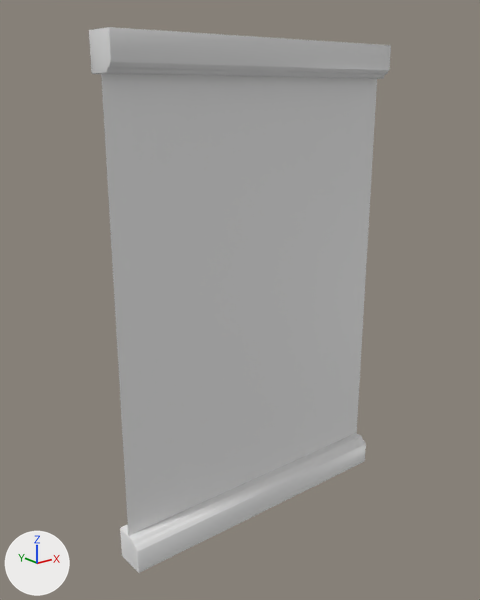
A saved change to the FBX model Assets/Mesh/Modular/Mesh_Modular_Wall_3x2.fbx.
Before and after are seen from a 50 mm lens placed at (-1.58, -3.04, 2.72), pointed at (0.9, 0.07, 1.48). Arrows for +X, +Y and +Z are at lower left; the lights stay in place.

The first picture shows 'Madular_Wall_3x2'.
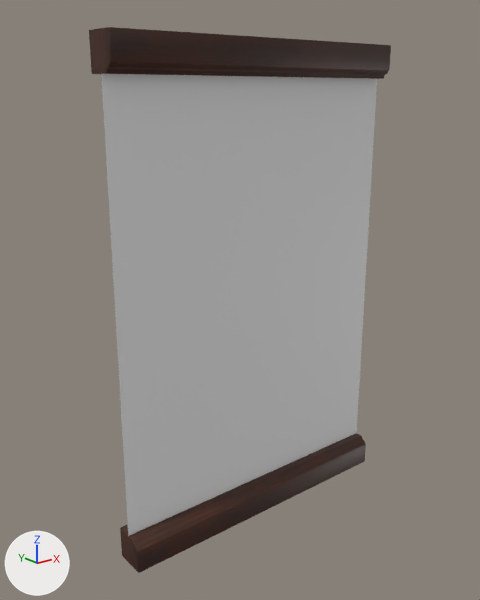
Boxes [x1, y1, x2, y2] around the edits, measured in the pictures (480 x 600 px):
'Madular_Wall_3x2', surface changed (grey to brown): [89, 27, 391, 573] in both

Edits to the bpy script that builds the scene:
```text
Add img_t_mat_tiling_wood_v03_albedotransparency_png:
    img_t_mat_tiling_wood_v03_albedotransparency_png = load_image('T_Mat_Tiling_Wood_v03_AlbedoTransparency.png', '../../Textures/Tiling/Mat_Tiling_Wood_v03/T_Mat_Tiling_Wood_v03_AlbedoTransparency.png', 1024, 1024, 'sRGB')
Change mat_mat_wood:
    remove mat_mat_wood.base_color = (0.8, 0.8, 0.8)  # white #e7e7e7
    mat_mat_wood.roughness: 0.4 -> 0.5
    add mat_mat_wood.texture = img_t_mat_tiling_wood_v03_albedotransparency_png
```
